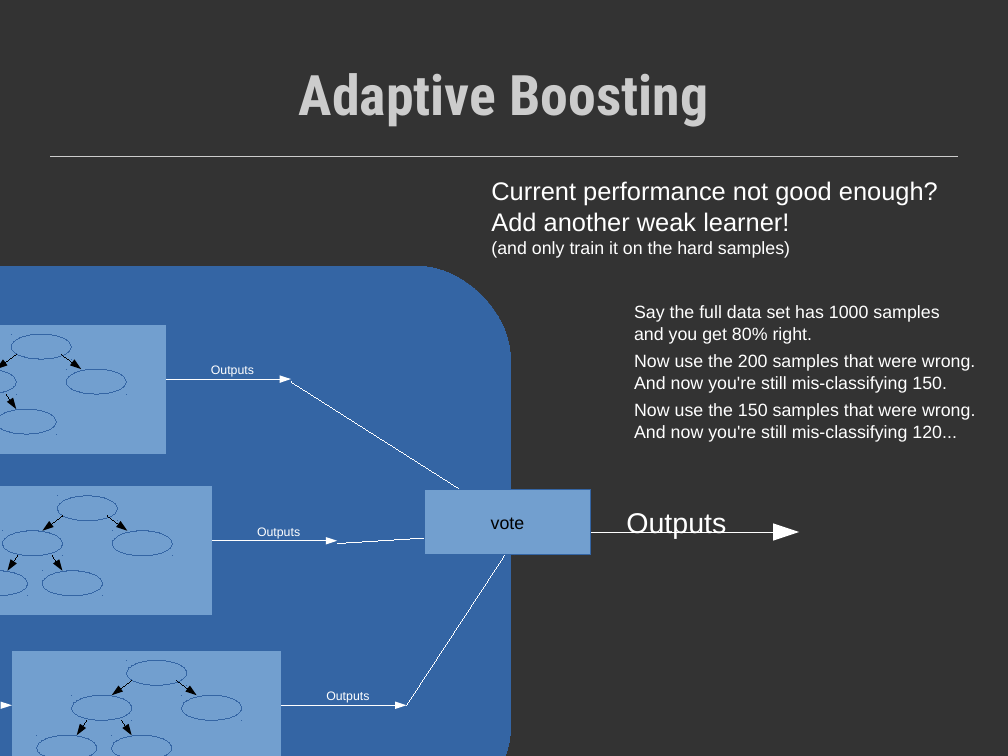
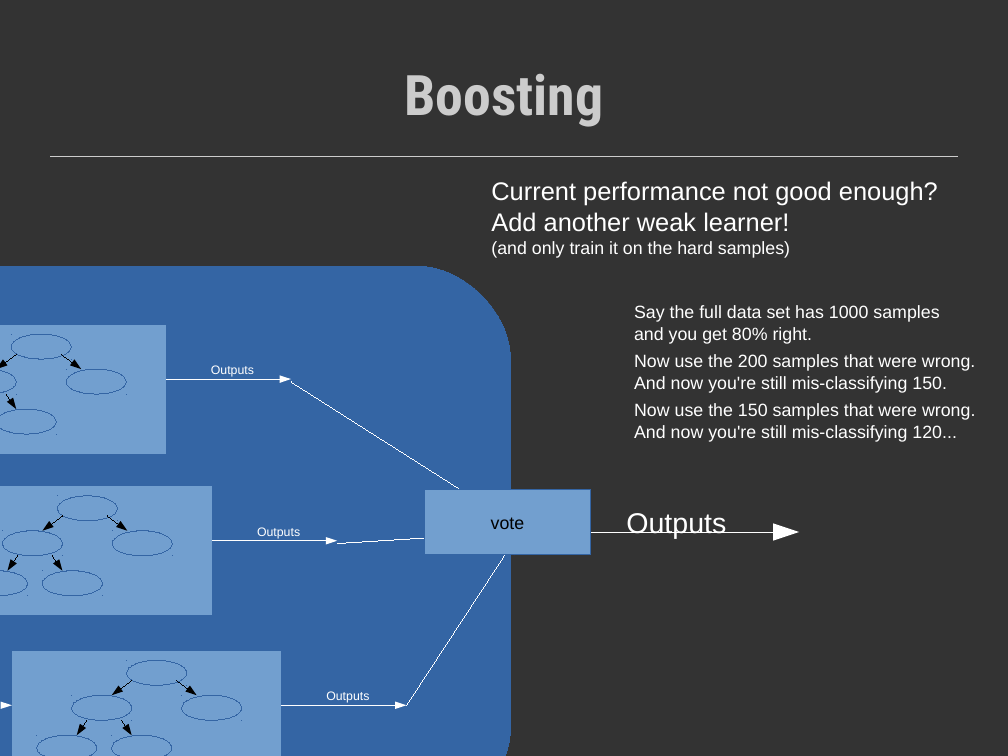
Before and after one commit to TheGrimmScientist/SlidesFromTalks, a slide deck: slide 19 of 2016_03_17_HUML_Guest_Lecture/RandomForestPres/EnsemblePres.odp. Drawn at 1008x756 pixels with LibreOffice and Linux fonts; fonts in the diff are those of the drawing. Boxes give left, top, right and bottom in pixels: in the first picture for what was removed or moved away, otherwise in the second. Text is boxed around its words. In the diff, an @@ line names an element or a change of style, - is before the commit and + after.

```diff
--- a/2016_03_17_HUML_Guest_Lecture/RandomForestPres/EnsemblePres.odp
+++ b/2016_03_17_HUML_Guest_Lecture/RandomForestPres/EnsemblePres.odp
@@ title at (404, 74, 603, 127): text changed @@
-Adaptive Boosting
+Boosting
```
Also in this commit, not shown: 4 other slides changed, 5 other files.
